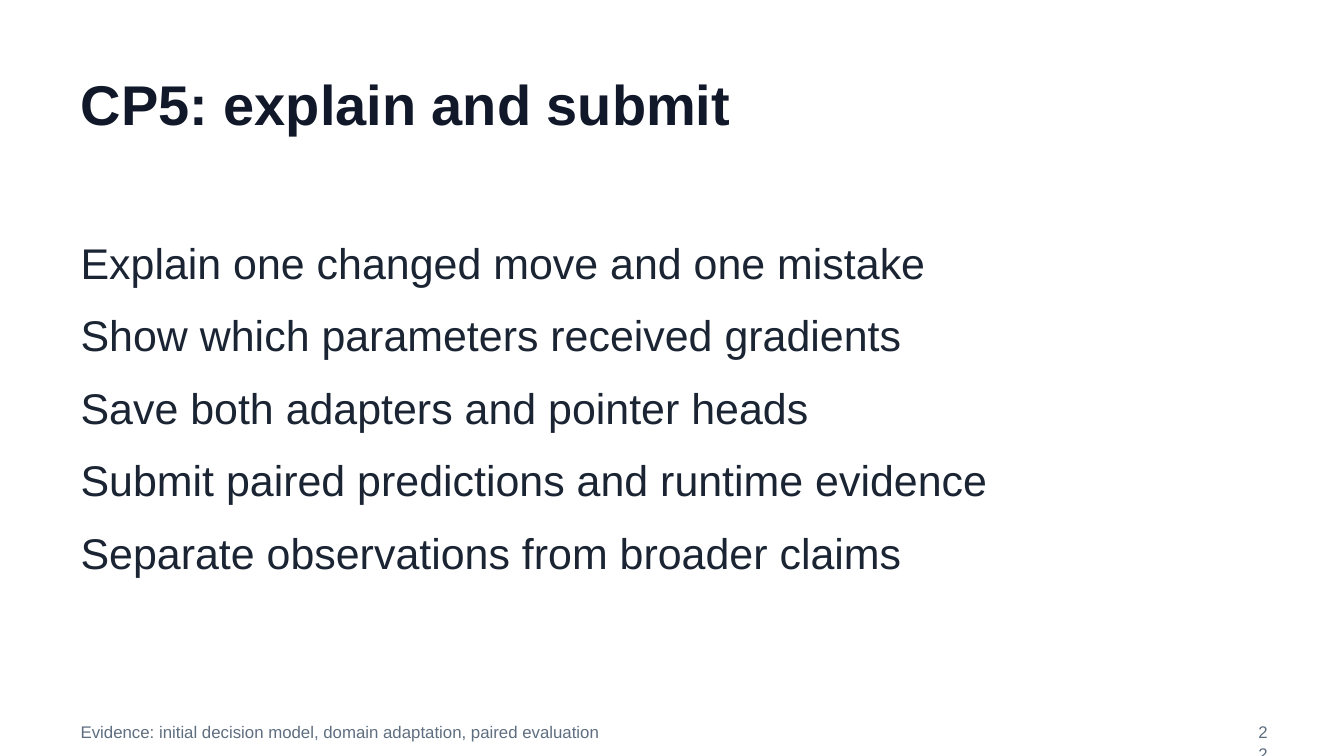
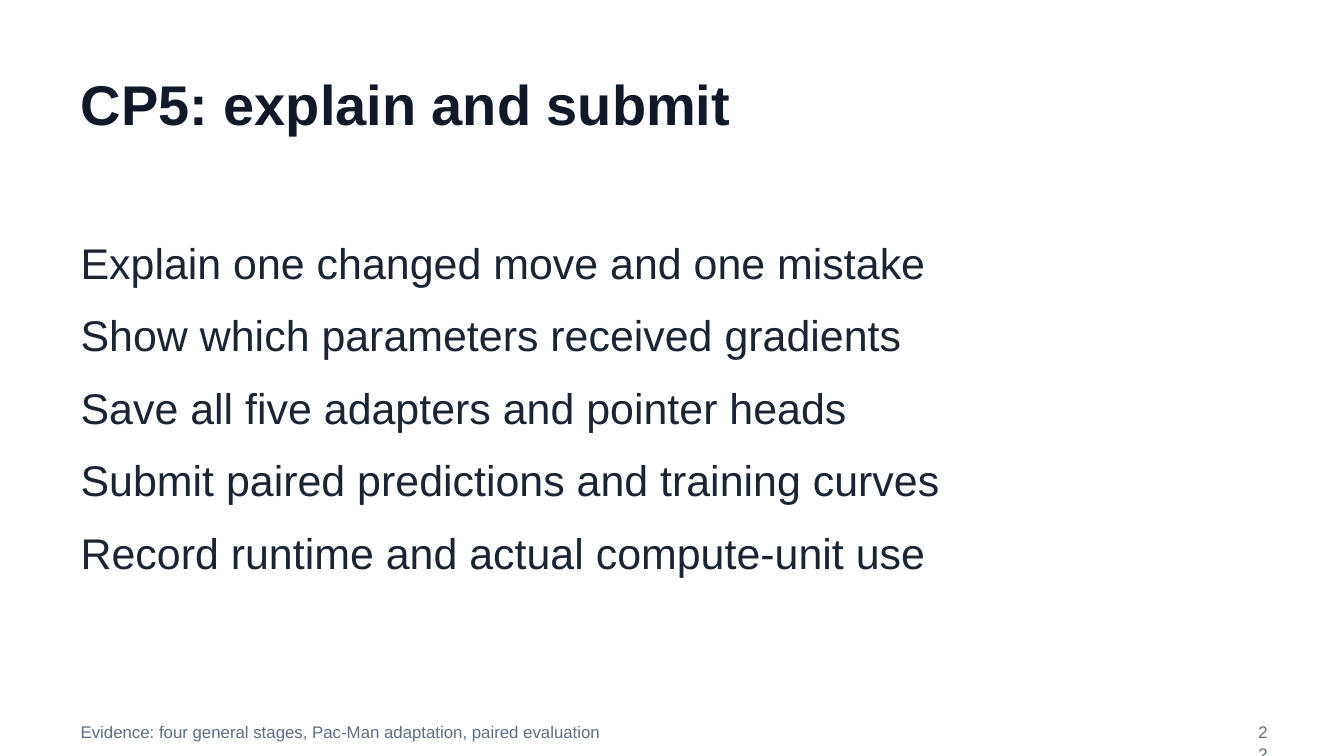
Before and after one commit to huixu11/QPlusLearning, a slide deck: slide 22 of labs/lab-01-kev-pacman/slides/pacman-lab.pptx. Drawn at 1344x756 pixels with LibreOffice and Linux fonts; fonts in the diff are those of the drawing. Boxes give left, top, right and bottom in pixels: in the first picture for what was removed or moved away, otherwise in the second. Text is boxed around its words. In the diff, an @@ line names an element or a change of style, - is before the commit and + after.

Commit message:
Use Kev-4B curriculum with required optimized training kernels

```diff
--- a/labs/lab-01-kev-pacman/slides/pacman-lab.pptx
+++ b/labs/lab-01-kev-pacman/slides/pacman-lab.pptx
@@ text at [81,393,939,577]: text changed @@
-Save both adapters and pointer heads
-Submit paired predictions and runtime evidence
-Separate observations from broader claims
+Save all five adapters and pointer heads
+Submit paired predictions and training curves
+Record runtime and actual compute-unit use
@@ text at [81,726,600,742]: text changed @@
-Evidence: initial decision model, domain adaptation, paired evaluation
+Evidence: four general stages, Pac-Man adaptation, paired evaluation
```
Also in this commit, not shown: 6 other slides changed, 1 slide added, 1 slide removed, 21 other files.
